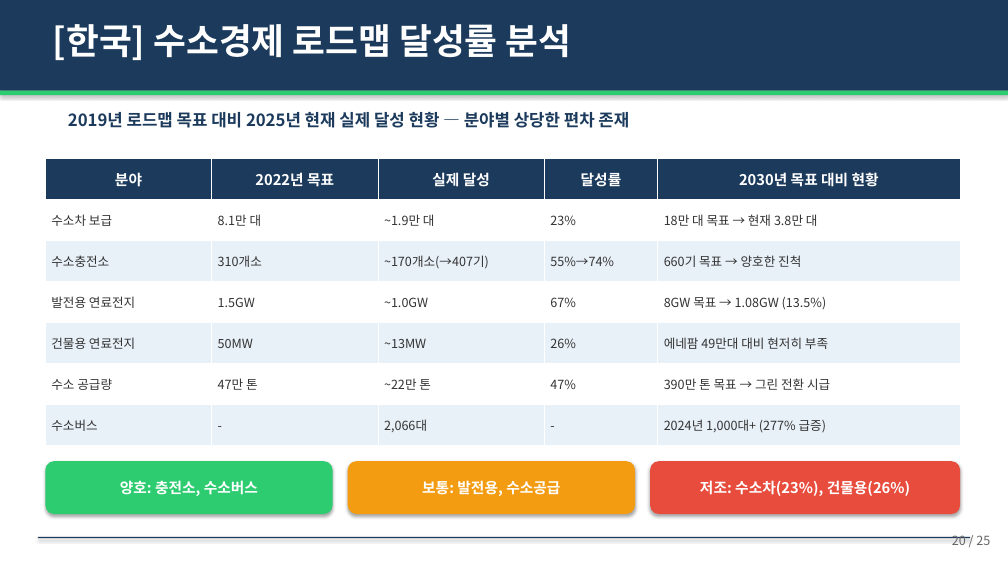
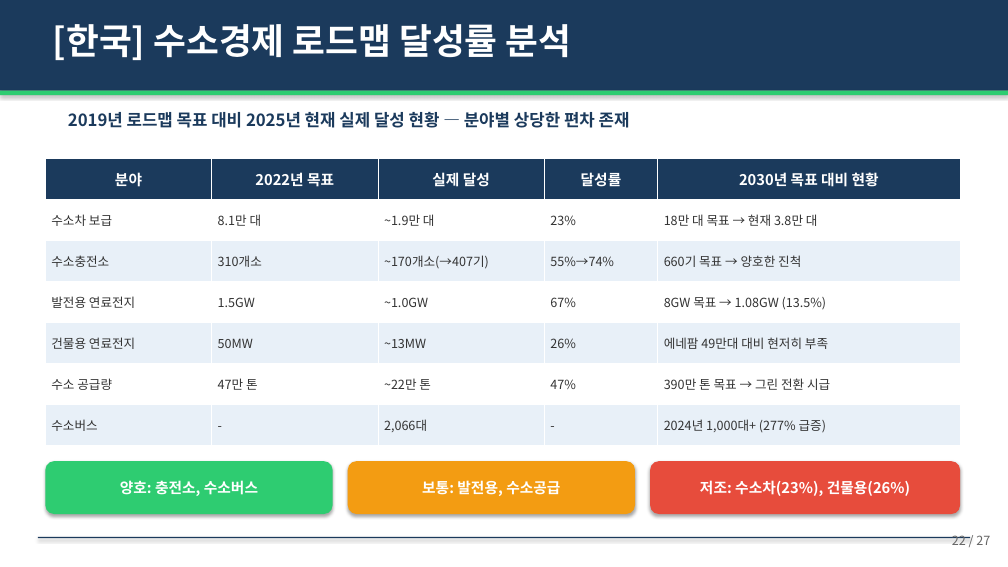
Before and after one commit to hpark1947/Hydrogen, a slide deck: slide 22 of 연료전지/연료전지_발표자료.pptx (slide 20 before the commit). Drawn at 1008x567 pixels with LibreOffice and Linux fonts; fonts in the diff are those of the drawing. Boxes give left, top, right and bottom in pixels: in the first picture for what was removed or moved away, otherwise in the second. Text is boxed around its words. In the diff, an @@ line names an element or a change of style, - is before the commit and + after.

```diff
--- a/연료전지/연료전지_발표자료.pptx
+++ b/연료전지/연료전지_발표자료.pptx
@@ text at <box>952,535,990,545</box>: text changed @@
-20 / 25
+22 / 27
```
Also in this commit, not shown: 22 other slides changed, 3 slides added, 1 slide removed, 1 other file.
